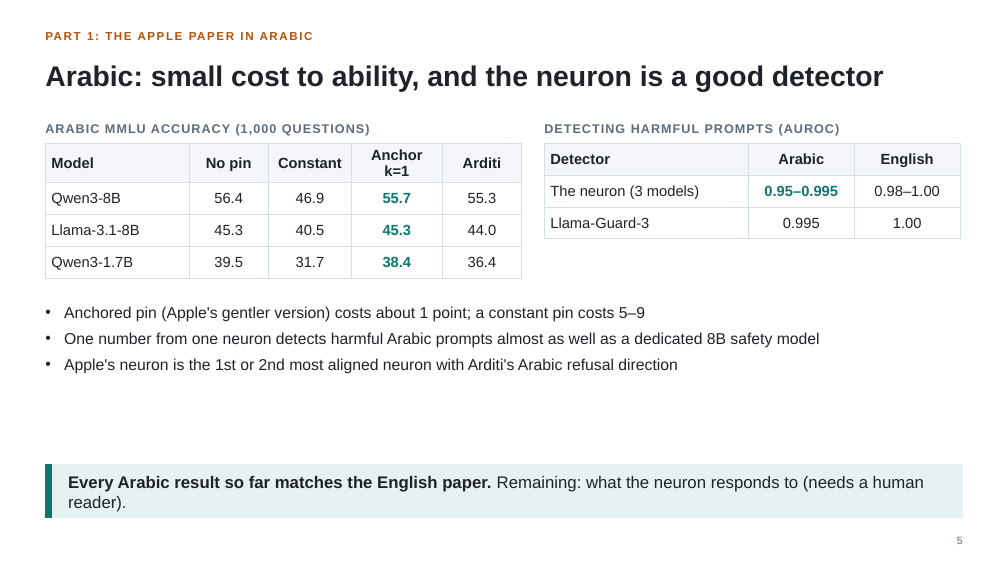
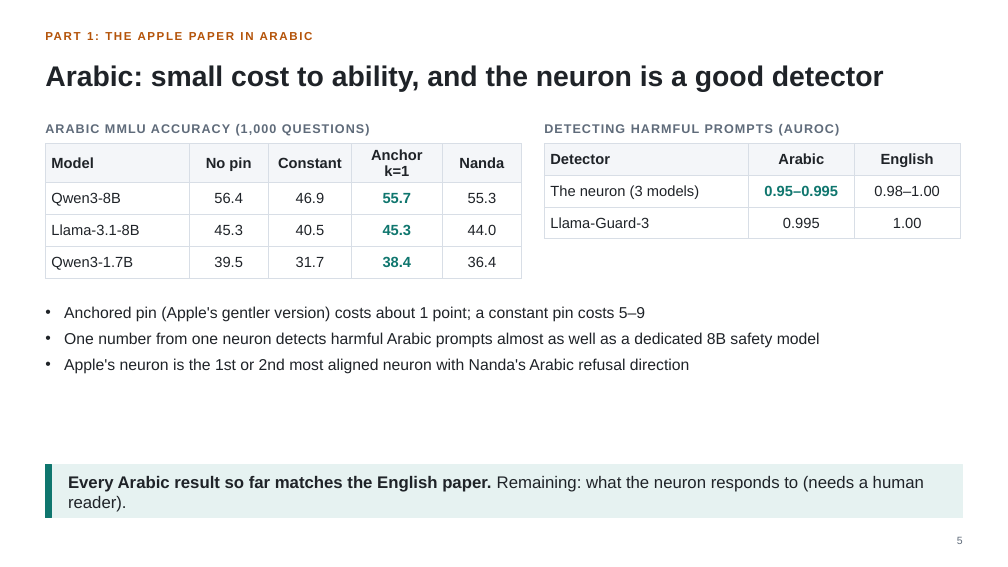
Before and after one commit to fjoad/refusal-neurons, a slide deck: slide 5 of slides/refusal_neurons_2026-11-05.pptx. Drawn at 1008x567 pixels with LibreOffice and Linux fonts; fonts in the diff are those of the drawing. Boxes give left, top, right and bottom in pixels: in the first picture for what was removed or moved away, otherwise in the second. Text is boxed around its words. In the diff, an @@ line names an element or a change of style, - is before the commit and + after.

```diff
--- a/slides/refusal_neurons_2026-11-05.pptx
+++ b/slides/refusal_neurons_2026-11-05.pptx
@@ table at (x1=45, y1=144, x2=522, y2=274) @@
-row 1, column 5: Arditi
+row 1, column 5: Nanda
@@ text at (x1=64, y1=358, x2=689, y2=374): text changed @@
-• Apple's neuron is the 1st or 2nd most aligned neuron with Arditi's Arabic refusal direction
+• Apple's neuron is the 1st or 2nd most aligned neuron with Nanda's Arabic refusal direction
```
Also in this commit, not shown: 6 other slides changed, 2 other files.
